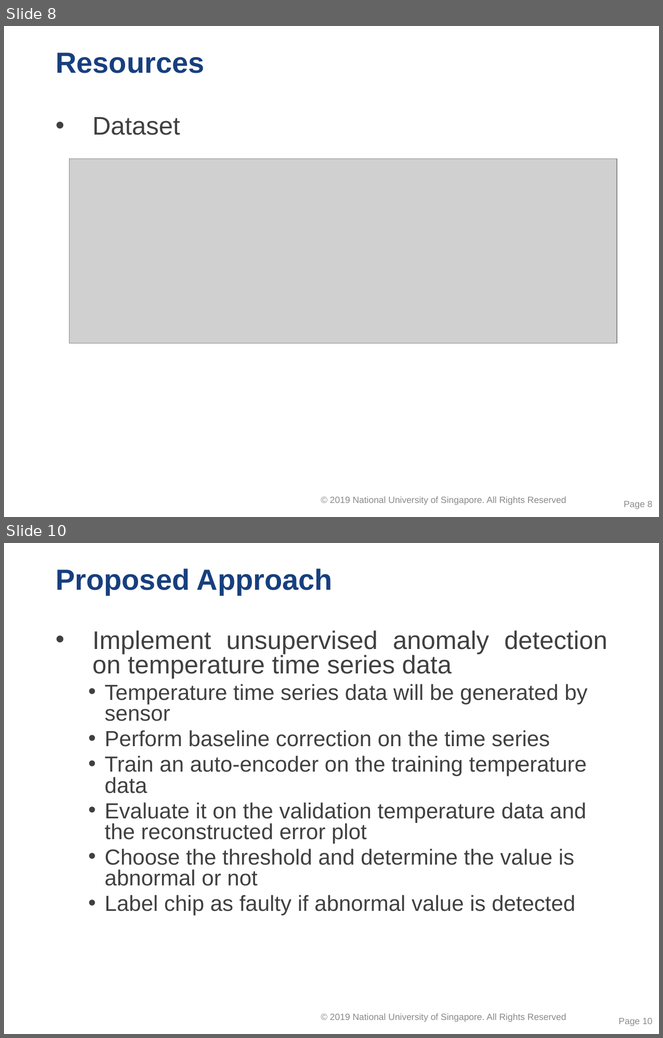
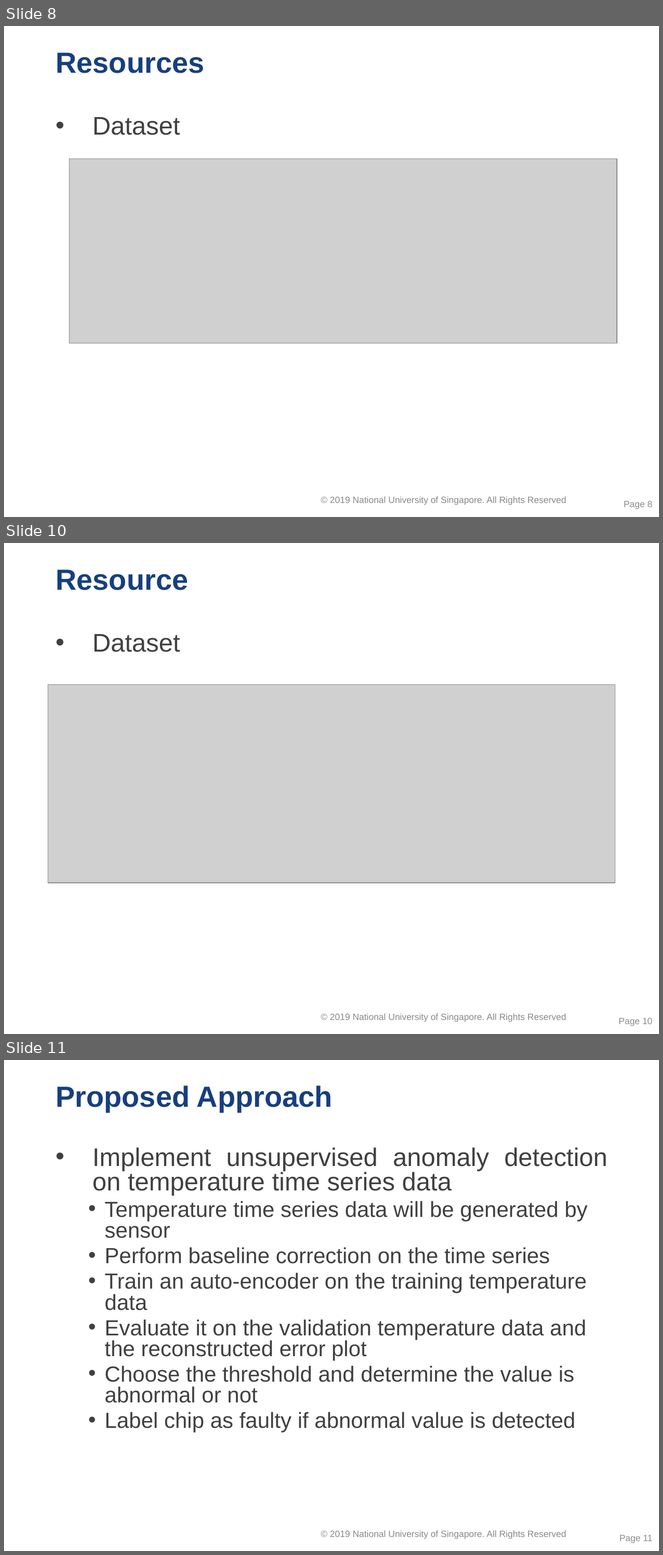
Before and after one commit to caoliang/ISSM-CA3, a slide deck: day4 Group CA proposal (GC) v 1.0.pptx. Shown one above the other, each under a label of ours: slides 8 and 10 before the commit, slides 8, 10 and 11 after it; the slides between them are not shown. The pictures are 663x1038 and 663x1555 pixels, drawn with LibreOffice and Linux fonts; fonts in the diff are those of the drawing; grey boxes stand for pictures; background and template pictures are left out. Boxes give left, top, right and bottom in pixels: in the first picture for what was removed or moved away, otherwise in the second. Text is boxed around its words. In the diff, an @@ line names an element or a change of style, - is before the commit and + after.

```diff
--- a/day4 Group CA proposal (GC) v 1.0.pptx
+++ b/day4 Group CA proposal (GC) v 1.0.pptx
@@ slide 10 added at (4,543,659,1034), background #FFFFFF; not listed: 1 template element that a slide beside it also shows @@
@@ title added at (55,570,188,590), 32 pt, text #173F7E, bold @@
+Resource
@@ text added at (92,634,180,652), 28 pt, text #404040 @@
+• Dataset
@@ picture added at (48,684,616,883) @@
@@ page number added at (619,1018,652,1027), 10 pt, text #8C8C8C @@
+Page 10
@@ what was slide 10 is now slide 11 @@
@@ page number at (620,1535,652,1544): text changed @@
-Page 10
+Page 11
```
Also in this commit, not shown: 2 slides changed, 1 other file.
